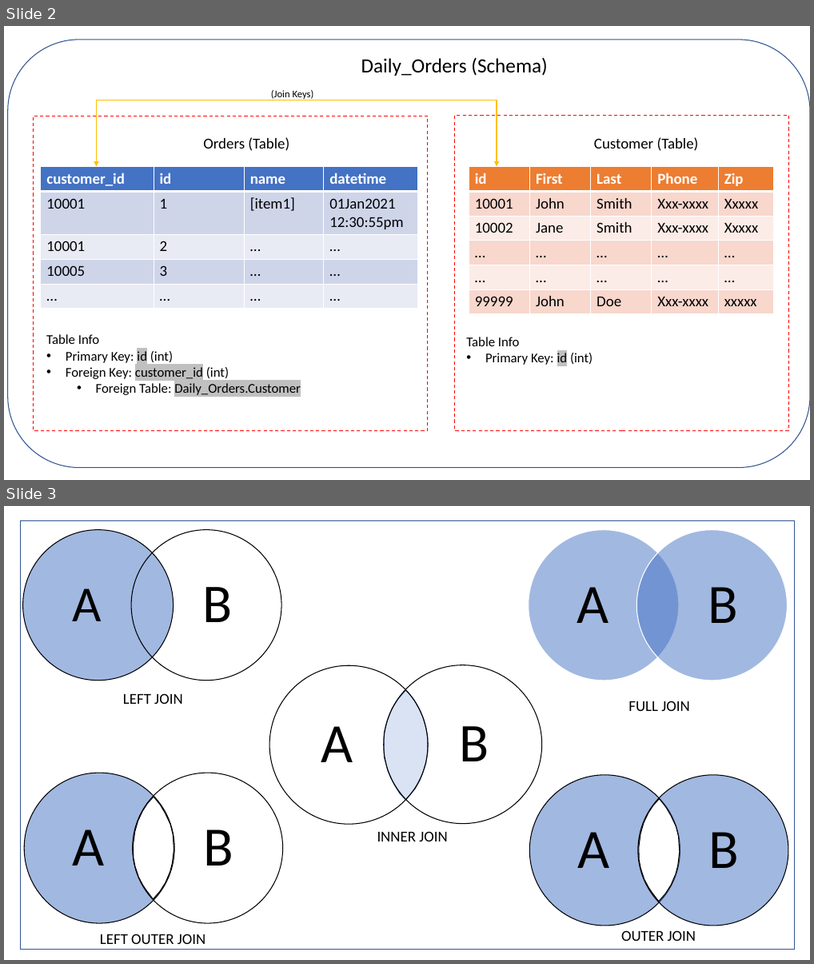
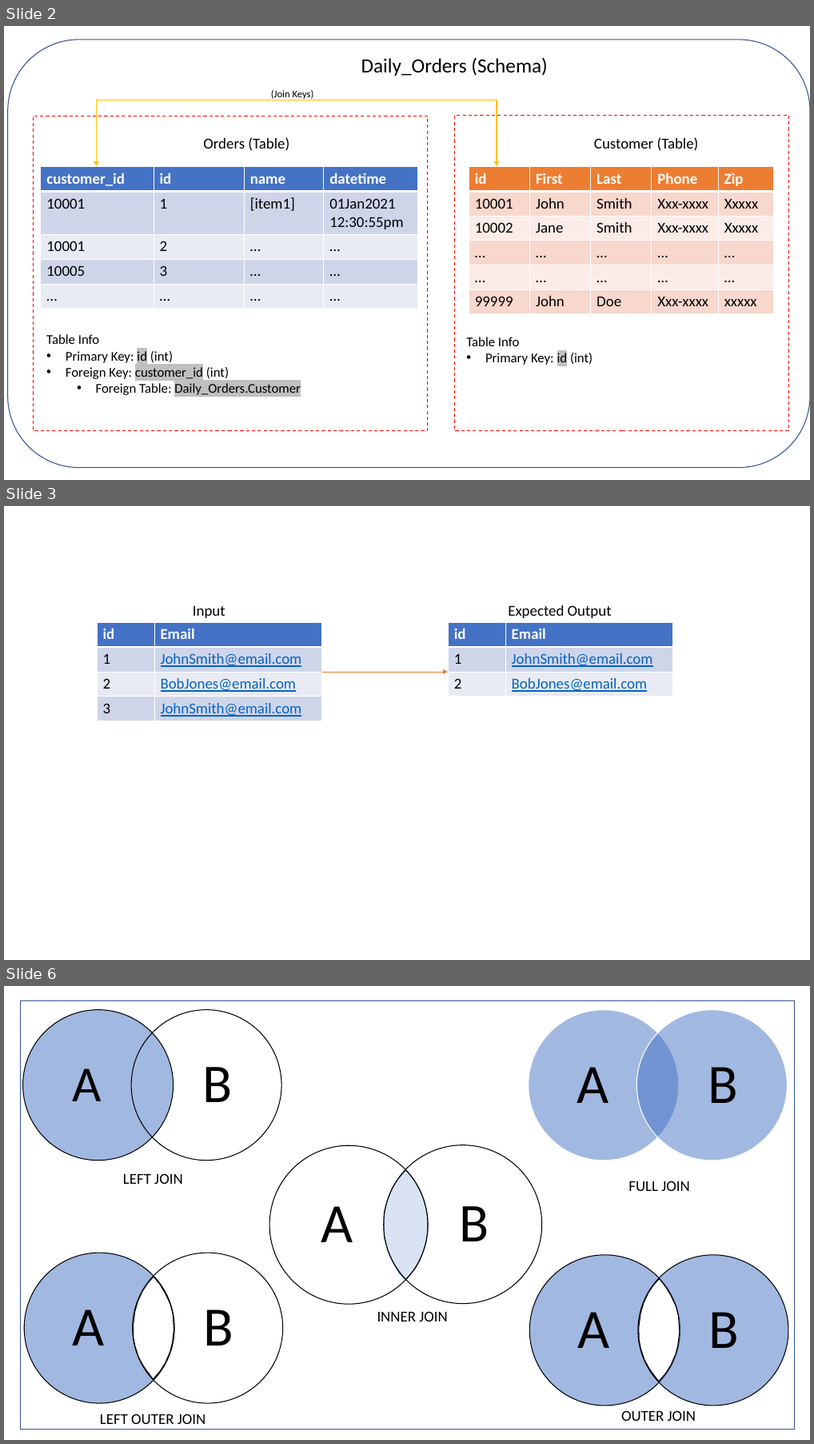
Before and after one commit to StevenLoaiza/Machine_Learning, a slide deck: SQL/sql_join_views.pptx. Shown one above the other, each under a label of ours: slides 2 and 3 before the commit, slides 2, 3 and 6 after it; the slides between them are not shown. The pictures are 814x964 and 814x1444 pixels, drawn with LibreOffice and Linux fonts; fonts in the diff are those of the drawing. Boxes give left, top, right and bottom in pixels: in the first picture for what was removed or moved away, otherwise in the second. Text is boxed around its words. In the diff, an @@ line names an element or a change of style, - is before the commit and + after.

```diff
--- a/SQL/sql_join_views.pptx
+++ b/SQL/sql_join_views.pptx
@@ slide 3 added at (x1=4, y1=506, x2=810, y2=960), background #FFFFFF @@
@@ table added at (x1=97, y1=622, x2=322, y2=721), 4 rows, 2 columns @@
+id | Email
+1 | JohnSmith@email.com
+2 | BobJones@email.com
+3 | JohnSmith@email.com
@@ text added at (x1=193, y1=606, x2=226, y2=618), 18 pt, text #000000 @@
+Input
@@ table added at (x1=448, y1=622, x2=673, y2=696), 3 rows, 2 columns @@
+id | Email
+1 | JohnSmith@email.com
+2 | BobJones@email.com
@@ text added at (x1=508, y1=605, x2=612, y2=618), 18 pt, text #000000 @@
+Expected Output
@@ arrow added from (322, 672) to (448, 672), #ED7D31 0.5 pt @@
@@ what was slide 3 is now slide 6 @@
```
Also in this commit, not shown: 2 other slides added.
